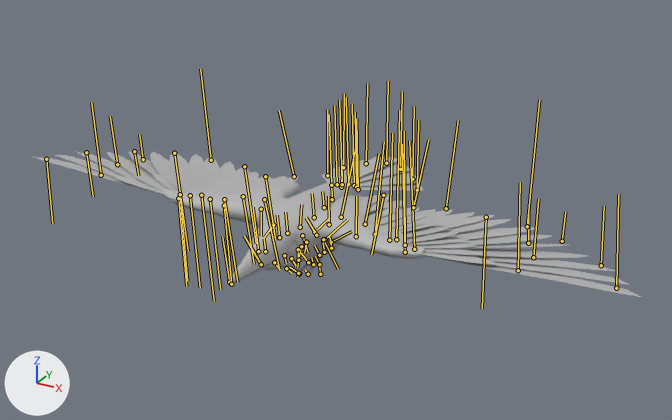
The FBX model Murder Crow/Assets/Animation/SM_crow_glide.fbx: old version first, new version second.
One viewpoint serves both versions: a 50 mm camera at (0.668, -1.145, 0.733) aimed at (0.021, 0.031, 0.145). Lighting does not change. The marker at lower left points along +X, +Y and +Z. Both versions are drawn at frame 27 of the action 'Take 001|BaseLayer'; the numbers are the values there. The bones that bend it are drawn over the model as lines.

Objects in the first picture: 'SM_Crow_SourceFile:SM_Birdmesh_UV_v_3'.
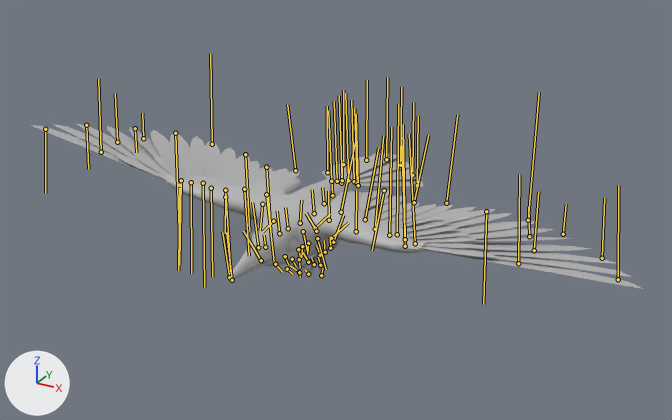
Commit message: Updated glide animation

Edits to the scene script, one JSON object a line:
```json
{"block": "bone_sm_crow_sourcefile_hip", "where": "bone_sm_crow_sourcefile_hip = bpy.data.objects['SM_Crow_SourceFile:Skeletongroup'].pose.bones['SM_Crow_SourceFile:Hip']"}
{"op": "set", "path": "bone_sm_crow_sourcefile_hip.location", "old": "(0.0, 0.0, 0.0)", "new": "(-0.4, 0.5, 0.0)"}
{"block": "bone_sm_crow_sourcefile_l_hip1", "where": "bone_sm_crow_sourcefile_l_hip1 = bpy.data.objects['SM_Crow_SourceFile:Skeletongroup'].pose.bones['SM_Crow_SourceFile:L_hip1']  # child of 'SM_Crow_SourceFile:Hip'"}
{"op": "set", "path": "bone_sm_crow_sourcefile_l_hip1.rotation_quaternion", "old": "(0.889, 0.162, 0.417, -0.095)", "new": "(0.972, 0.081, 0.221, 0.012)", "note": "degrees (19, 51, -3) -> degrees (10, 25, 4)"}
{"block": "bone_sm_crow_sourcefile_l_knee", "where": "bone_sm_crow_sourcefile_l_knee = bpy.data.objects['SM_Crow_SourceFile:Skeletongroup'].pose.bones['SM_Crow_SourceFile:L_Knee']  # child of 'SM_Crow_SourceFile:L_hip1'"}
{"op": "set", "path": "bone_sm_crow_sourcefile_l_knee.rotation_quaternion", "old": "(0.627, 0.052, -0.042, 0.776)", "new": "(0.667, 0.047, -0.042, 0.743)", "note": "degrees (0, -8, 102) -> degrees (0, -7, 96)"}
{"block": "bone_sm_crow_sourcefile_l_foot", "where": "bone_sm_crow_sourcefile_l_foot = bpy.data.objects['SM_Crow_SourceFile:Skeletongroup'].pose.bones['SM_Crow_SourceFile:L_Foot']  # child of 'SM_Crow_SourceFile:L_Knee'"}
{"op": "set", "path": "bone_sm_crow_sourcefile_l_foot.rotation_quaternion", "old": "(0.557, 0.418, -0.354, -0.623)", "new": "(0.664, 0.248, -0.112, -0.696)", "note": "degrees (66, 7, -92) -> degrees (30, 11, -90)"}
{"block": "bone_sm_crow_sourcefile_r_clavice", "where": "bone_sm_crow_sourcefile_r_clavice = bpy.data.objects['SM_Crow_SourceFile:Skeletongroup'].pose.bones['SM_Crow_SourceFile:R_clavice']  # child of 'SM_Crow_SourceFile:back_stabilaze'"}
{"op": "set", "path": "bone_sm_crow_sourcefile_r_clavice.rotation_quaternion", "old": "(1.0, 0.0, 0.0, -0.028)", "new": "(0.999, 0.0, 0.0, 0.032)", "note": "degrees (0, 0, -3) -> degrees (0, 0, 4)"}
{"block": "bone_sm_crow_sourcefile_r_hip1", "where": "bone_sm_crow_sourcefile_r_hip1 = bpy.data.objects['SM_Crow_SourceFile:Skeletongroup'].pose.bones['SM_Crow_SourceFile:R_hip1']  # child of 'SM_Crow_SourceFile:Hip'"}
{"op": "set", "path": "bone_sm_crow_sourcefile_r_hip1.rotation_quaternion", "old": "(0.896, 0.156, 0.407, -0.091)", "new": "(0.973, 0.079, 0.217, 0.014)", "note": "degrees (18, 49, -3) -> degrees (10, 25, 4)"}
{"block": "bone_sm_crow_sourcefile_r_knee", "where": "bone_sm_crow_sourcefile_r_knee = bpy.data.objects['SM_Crow_SourceFile:Skeletongroup'].pose.bones['SM_Crow_SourceFile:R_Knee']  # child of 'SM_Crow_SourceFile:R_hip1'"}
{"op": "set", "path": "bone_sm_crow_sourcefile_r_knee.rotation_quaternion", "old": "(0.626, 0.052, -0.042, 0.777)", "new": "(0.666, 0.047, -0.042, 0.743)", "note": "degrees (0, -8, 102) -> degrees (0, -7, 96)"}
{"block": "bone_sm_crow_sourcefile_r_foot", "where": "bone_sm_crow_sourcefile_r_foot = bpy.data.objects['SM_Crow_SourceFile:Skeletongroup'].pose.bones['SM_Crow_SourceFile:R_Foot']  # child of 'SM_Crow_SourceFile:R_Knee'"}
{"op": "set", "path": "bone_sm_crow_sourcefile_r_foot.rotation_quaternion", "old": "(0.561, 0.407, -0.339, -0.636)", "new": "(0.664, 0.243, -0.104, -0.699)", "note": "degrees (64, 8, -92) -> degrees (29, 12, -90)"}
```

Changed parts and their boxes (x1, y1, x2, y2) in the pictures (672 x 420 px):
```json
{"object": "SM_Crow_SourceFile:SM_Birdmesh_UV_v_3", "change": "posed", "before": [33, 151, 641, 297], "after": [31, 123, 643, 289], "on screen": "14% taller"}
{"bone": "SM_Crow_SourceFile:Hip", "before": "(314, 232) to (329, 218)", "after": "(315, 228) to (330, 214)"}
{"bone": "SM_Crow_SourceFile:L_hip1", "before": "(331, 242) to (351, 231)", "after": "(331, 238) to (348, 222)"}
{"bone": "SM_Crow_SourceFile:L_Knee", "before": "(325, 239) to (347, 219)", "after": "(333, 242) to (343, 215)"}
{"bone": "SM_Crow_SourceFile:L_Foot", "before": "(319, 255) to (314, 245)", "after": "(320, 255) to (316, 245)"}
{"bone": "SM_Crow_SourceFile:R_clavice", "before": "(273, 225) to (264, 237)", "after": "(273, 221) to (262, 232)"}
{"bone": "SM_Crow_SourceFile:R_hip1", "before": "(302, 235) to (308, 252)", "after": "(303, 231) to (307, 252)"}
{"bone": "SM_Crow_SourceFile:R_Knee", "before": "(323, 239) to (338, 269)", "after": "(317, 238) to (326, 269)"}
{"bone": "SM_Crow_SourceFile:R_Foot", "before": "(298, 249) to (298, 257)", "after": "(298, 249) to (300, 258)"}
```
